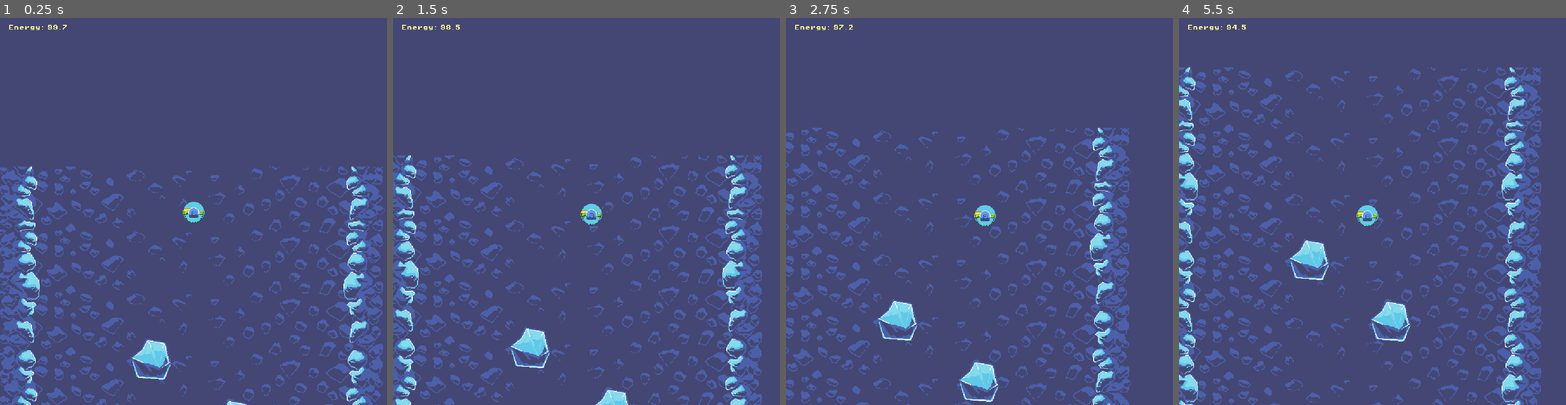
Above: before the commit, frames 1-4 (left to right).
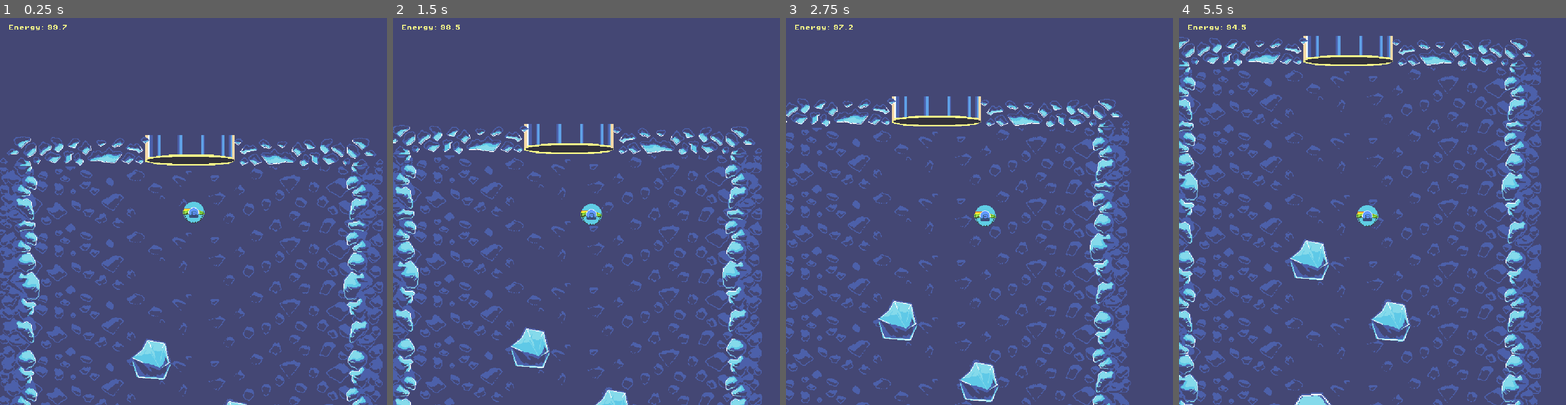
Above: after the commit, the same moments.

Repository: hawkstein/ld57-europan-expedition
Game: Godot game, scene res://scenes/game.tscn
The game is run twice, just before and just after one commit, with the same random seed, the same clock (stepped at 60 frames per second) and the same inputs.
Inputs:
- Up to frame 1 (0.25 s): no input
- Up to frame 2 (1.5 s): hold Right (thrust_right) 0.53-1.28 s; tap Space (deploy_waystation) at 0.6, 1.35 s; hold Down (thrust_down) from 1.28 s (still down)
- Up to frame 3 (2.75 s): release Down (thrust_down) at 2.03 s; hold Right (thrust_right) from 2.03 s (still down); tap Space (deploy_waystation) at 2.1 s
- Up to frame 4 (5.5 s): release Right (thrust_right) at 2.78 s; hold Down (thrust_down) 2.78-3.53 s; tap Space (deploy_waystation) every 0.75 s from 2.85 to 5.1 s; hold Left (thrust_left) 3.53-5.03 s; hold Down (thrust_down) from 5.03 s (still down)

The runs differ from the first frame. In frame 1, 2.8% of the frame differs, in the area x 0-99%, y 30-39%; in frame 2, 2.7%; in frame 3, 2.5%; in frame 4, 2.9%, in the area x 0-94%, y 4-100%.

Commit message:
add flawed cavern

Diff:
--- /dev/null
+++ b/scenes/big_chunk.tscn
@@ -0,0 +1,11 @@
+[gd_scene load_steps=2 format=3 uid="uid://mqogy0knaff0"]
+
+[ext_resource type="Texture2D" uid="uid://cgj7uj7fj5p0i" path="res://assets/Big Chunk.png" id="1_64n86"]
+
+[node name="BigChunk" type="StaticBody2D"]
+
+[node name="CollisionPolygon2D" type="CollisionPolygon2D" parent="."]
+polygon = PackedVector2Array(-16, -73, 15, -75, 72, -9, 63, 15, 72, 64, 26, 79, -34, 64, -53, 30, -77, 13, -63, -34, -36, -36)
+
+[node name="Sprite2D" type="Sprite2D" parent="."]
+texture = ExtResource("1_64n86")
--- /dev/null
+++ b/scenes/cavern_side.tscn
@@ -0,0 +1,12 @@
+[gd_scene load_steps=2 format=3 uid="uid://mk0ptdi21mg8"]
+
+[ext_resource type="Texture2D" uid="uid://b6jin4yargp38" path="res://assets/Cavern.png" id="1_ydy2e"]
+
+[node name="CavernSide" type="StaticBody2D"]
+
+[node name="CollisionPolygon2D" type="CollisionPolygon2D" parent="."]
+polygon = PackedVector2Array(560, 8, 208, 464, 112, 568, 120, 840, 536, 1088, 856, 1088, 856, 1136, 536, 1144, 64, 872, 56, 536, 512, 8)
+
+[node name="CavernSprite" type="Sprite2D" parent="."]
+position = Vector2(576, 576)
+texture = ExtResource("1_ydy2e")
--- a/scenes/game.tscn
+++ b/scenes/game.tscn
@@ -8,6 +8,9 @@
 [ext_resource type="PackedScene" uid="uid://d13tybsnvfos0" path="res://scenes/small_chunk_a.tscn" id="4_u5sy4"]
 [ext_resource type="FontFile" uid="uid://d1sh02lvddewo" path="res://fonts/PixelOperator8-Bold.ttf" id="5_iywne"]
 [ext_resource type="PackedScene" uid="uid://dhnwbu4oab6u8" path="res://scenes/ore.tscn" id="7_u5sy4"]
+[ext_resource type="PackedScene" uid="uid://mqogy0knaff0" path="res://scenes/big_chunk.tscn" id="8_0tnpc"]
+[ext_resource type="Texture2D" uid="uid://yg5sqdl23f51" path="res://assets/Entrance.png" id="10_vtaks"]
+[ext_resource type="PackedScene" uid="uid://mk0ptdi21mg8" path="res://scenes/cavern_side.tscn" id="11_kvpfn"]
 
 [node name="Game" type="Node2D"]
 script = ExtResource("1_p57ef")
@@ -75,6 +78,9 @@
 theme_override_font_sizes/font_size = 8
 text = "Energy: "
 
+[node name="BigChunk" parent="." instance=ExtResource("8_0tnpc")]
+position = Vector2(232, 560)
+
 [node name="Resources" type="Node2D" parent="."]
 
 [node name="Ore" parent="Resources" instance=ExtResource("7_u5sy4")]
@@ -86,5 +92,16 @@
 [node name="Ore3" parent="Resources" instance=ExtResource("7_u5sy4")]
 position = Vector2(67, 1288)
 
+[node name="Entrance" type="Sprite2D" parent="."]
+position = Vector2(288, -24)
+texture = ExtResource("10_vtaks")
+
+[node name="CavernSide" parent="." instance=ExtResource("11_kvpfn")]
+position = Vector2(-512, 2296)
+
+[node name="CavernSide2" parent="." instance=ExtResource("11_kvpfn")]
+position = Vector2(1080, 2296)
+scale = Vector2(-1, 1)
+
 [connection signal="deploy_waystation" from="Submersible" to="." method="_on_submersible_deploy_waystation"]
 [connection signal="energy_update" from="Submersible" to="HUD" method="_on_submersible_energy_update"]
Binary file added: assets/Big Chunk.png
Not shown, added: assets/Big Chunk.png.import
Binary file added: assets/Cavern.png
Not shown, added: assets/Cavern.png.import
Binary file added: assets/Entrance.png
Not shown, added: assets/Entrance.png.import
Not shown: 1 places in scenes/game.tscn that only renumber resources
